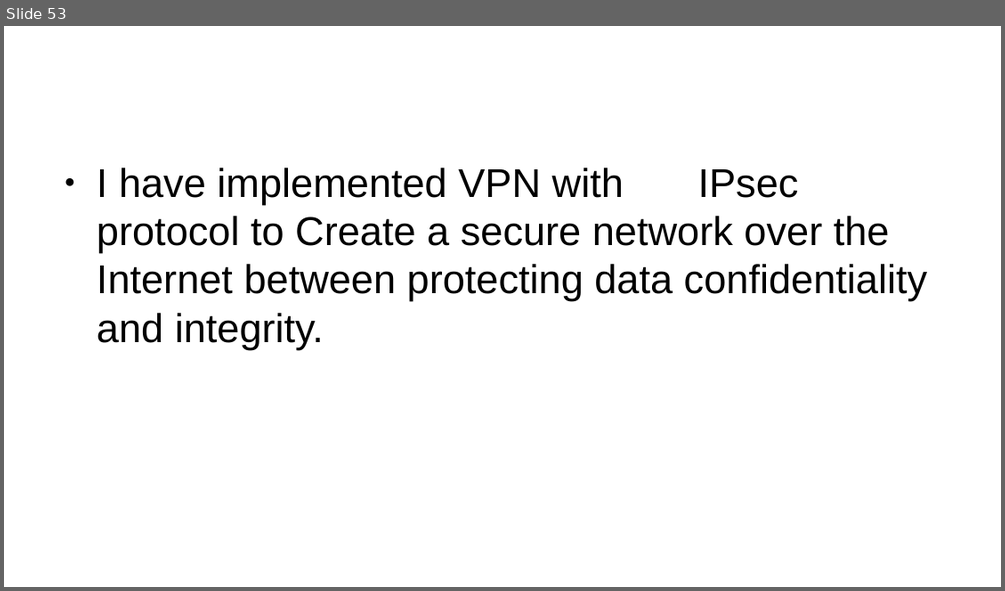
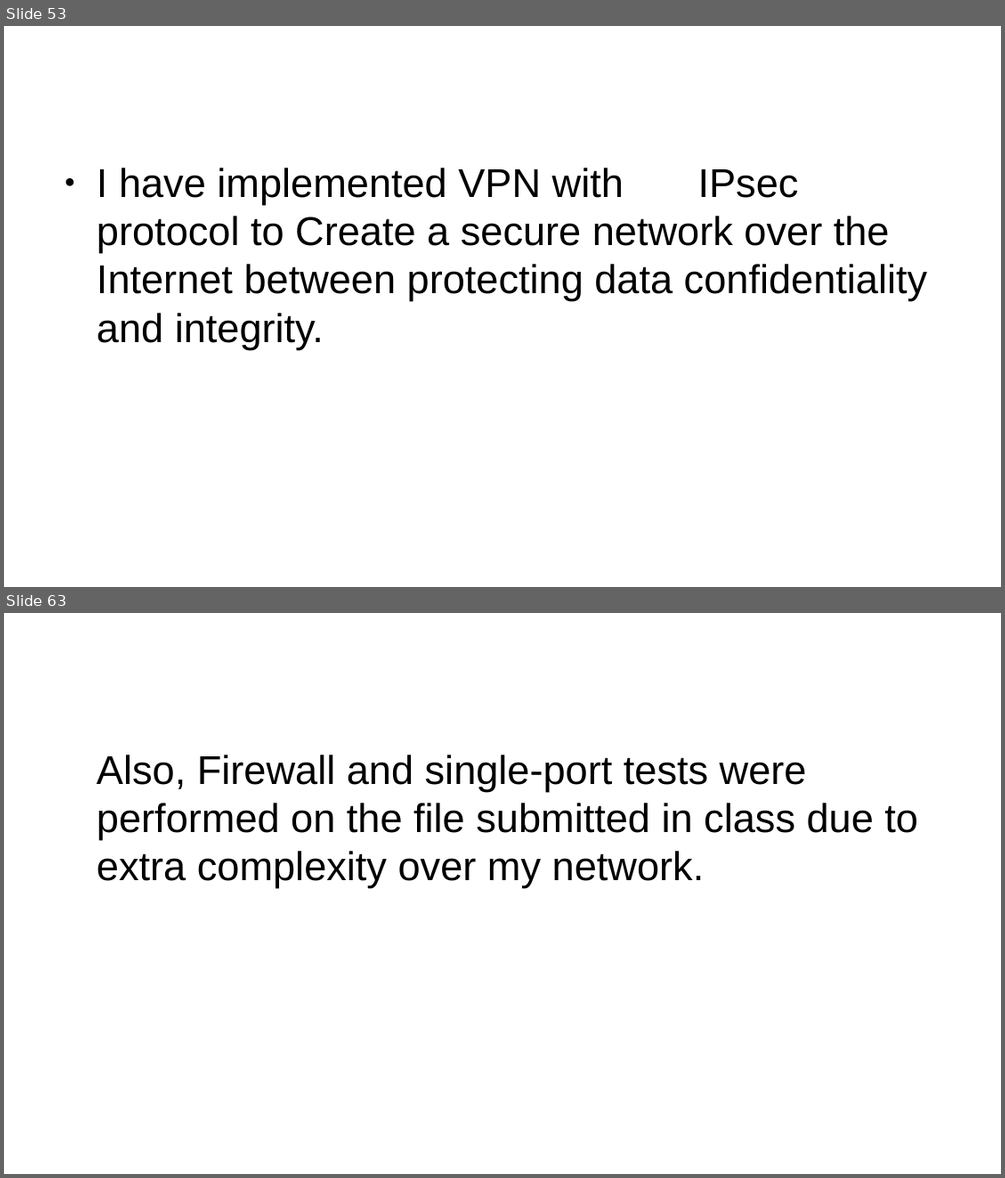
Before and after one commit to Advanced-Diploma-of-IT-Tel-Network-Eng/Assessments, a slide deck: TERM1-BLOCK1/2-ICTNWK541-Configure_Verify_Troubleshoot_WAN_links-IP_services/Assessmet_Task2/Task2/PacketTracer/guide-presentation.pptx. Shown one above the other, each under a label of ours: slide 53 before the commit, slides 53 and 63 after it; the slides between them are not shown. The pictures are 1005x591 and 1005x1178 pixels, drawn with LibreOffice and Linux fonts; fonts in the diff are those of the drawing. Boxes give left, top, right and bottom in pixels: in the first picture for what was removed or moved away, otherwise in the second. Text is boxed around its words. In the diff, an @@ line names an element or a change of style, - is before the commit and + after.

```diff
--- a/TERM1-BLOCK1/2-ICTNWK541-Configure_Verify_Troubleshoot_WAN_links-IP_services/Assessmet_Task2/Task2/PacketTracer/guide-presentation.pptx
+++ b/TERM1-BLOCK1/2-ICTNWK541-Configure_Verify_Troubleshoot_WAN_links-IP_services/Assessmet_Task2/Task2/PacketTracer/guide-presentation.pptx
@@ slide 63 added at [4, 613, 1001, 1174], background #FFFFFF @@
@@ text added at [97, 755, 918, 888], 32 pt, text #000000 @@
+Also, Firewall and single-port tests were performed on the file submitted in class due to extra complexity over my network.
```
Also in this commit, not shown: 5 other slides added, 6 slides removed, 1 other file.
